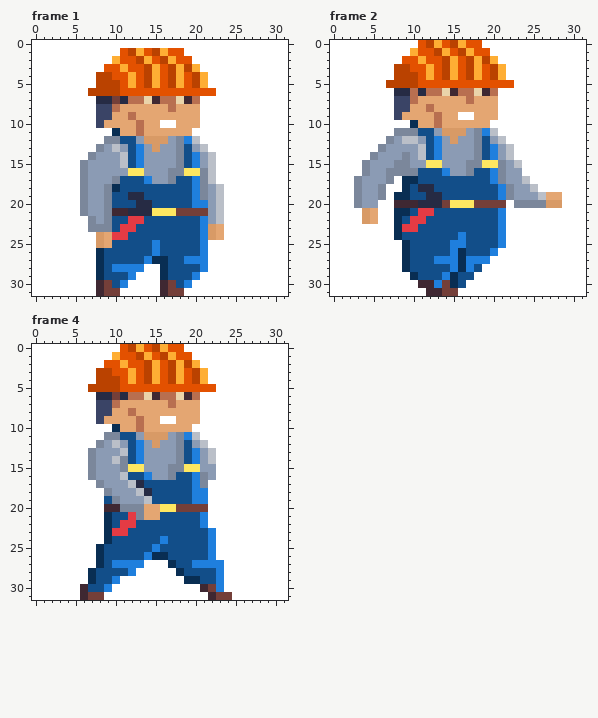
A pixel-art file gets an edit: north-korea/workers/construction-worker-walk.ase. The picture above is the old version.
32x32 pixels, 4 frames. Shown: frame 1, frame 2, frame 4. The commit also changed other frames, which this record leaves out.
After the commit:
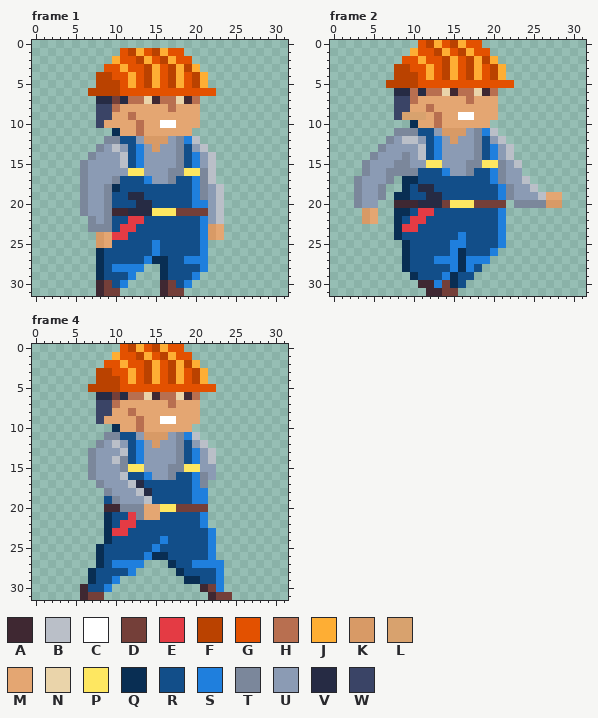
Palette (. is transparent): A #3f2832  B #babfc8  C #ffffff  D #743f39  E #e43b44  F #ba4200  G #e35100  H #b86f50  J #feae34  K #d89a66  L #d8a26e  M #e4a672  N #ead4aa  P #fee761  Q #092e53  R #124e89  S #1f7fdd  T #7b879b  U #8b9bb4  V #262b44  W #3a4466
Edits made:
layer "White" now hidden
Changed rows in their new state; - is an unchanged pixel.
Frame 1:
first column x 0:
 0 ................................
 1 ...........--------.............
 2 ..........----------............
 3 .........------------...........
 4 ........--------------..........
 5 ........--------------..........
 6 .......----------------.........
 7 ........-------------...........
 8 ........-------------...........
 9 ........-------------...........
10 ........-------------...........
11 ..........----------............
12 .........------------...........
13 ........--------------..........
14 .......----------------.........
15 ......-----------------.........
16 ......-----------------.........
17 ......-----------------.........
18 ......------------------........
19 ......------------------........
20 ......------------------........
21 ......------------------........
22 .......-----------------........
23 .......-----------------........
24 ........----------------........
25 ........--------------..........
26 ........--------------..........
27 ........--------------..........
28 ........------..------..........
29 ........-----...-----...........
30 ........----....----............
31 ........---.....---.............
Frame 2:
first column x 0:
 0 ...........--------.............
 1 ..........----------............
 2 .........------------...........
 3 ........--------------..........
 4 ........--------------..........
 5 .......----------------.........
 6 ........-------------...........
 7 ........-------------...........
 8 ........-------------...........
 9 ........-LLL---------...........
10 ..........----------............
11 ........-------------...........
12 .......---------------..........
13 ......-----------------.........
14 .....------------------.........
15 ....--------------------........
16 ....--------------------........
17 ...-----.----------------.......
18 ...----..-----------------......
19 ...----.---------------------...
20 ...---..--------------.------...
21 ....--..--------------..........
22 ....--..--------------..........
23 ........--------------..........
24 ........--------------..........
25 .........-------------..........
26 .........------------...........
27 .........-----------............
28 .........----------.............
29 ..........--------..............
30 ...........------...............
31 ............----................
Frame 4:
first column x 0:
 0 ...........--------.............
 1 ..........----------............
 2 .........------------...........
 3 ........--------------..........
 4 ........--------------..........
 5 .......----------------.........
 6 ........-------------...........
 7 ........-------------...........
 8 ........-------------...........
 9 ........-------------...........
10 ..........----------............
11 .........------------...........
12 ........--------------..........
13 .......----------------.........
14 .......----------------.........
15 .......----------------.........
16 .......----------------.........
17 ........--------------..........
18 .........-------------..........
19 .........-------------..........
20 .........-------------..........
21 .........-------------..........
22 .........-------------..........
23 .........--------------.........
24 .........--------------.........
25 ........---------------.........
26 ........---------------.........
27 ........------...-------........
28 .......------.....------........
29 .......----........-----........
30 ......----...........---........
31 ......---.............---.......
Boxes around the changes in both pictures, in picture pixels (x1, y1, x2, y2):
erased: (32, 40, 288, 296)
changed: (330, 40, 426, 296)
erased: (458, 40, 586, 296)
erased: (32, 344, 288, 600)
